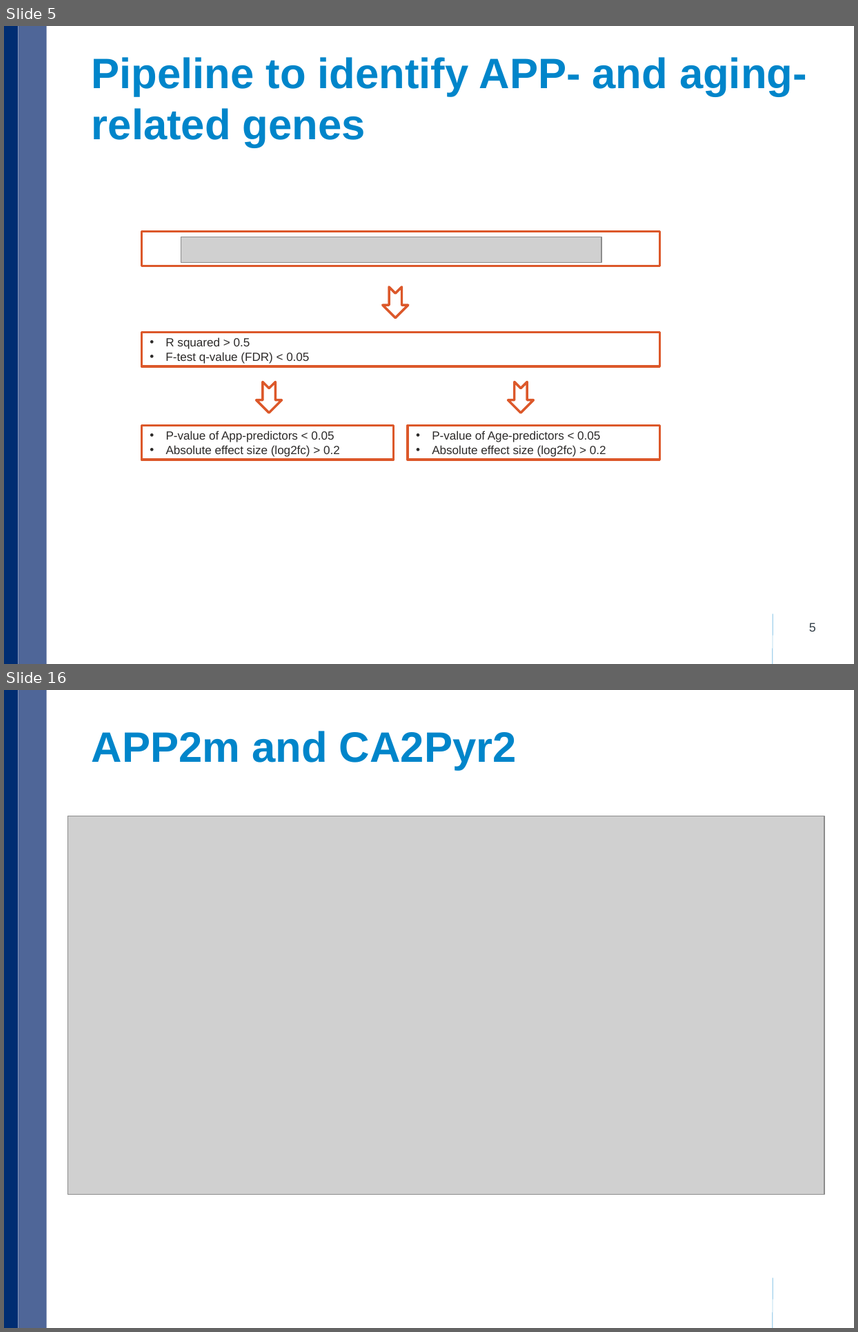
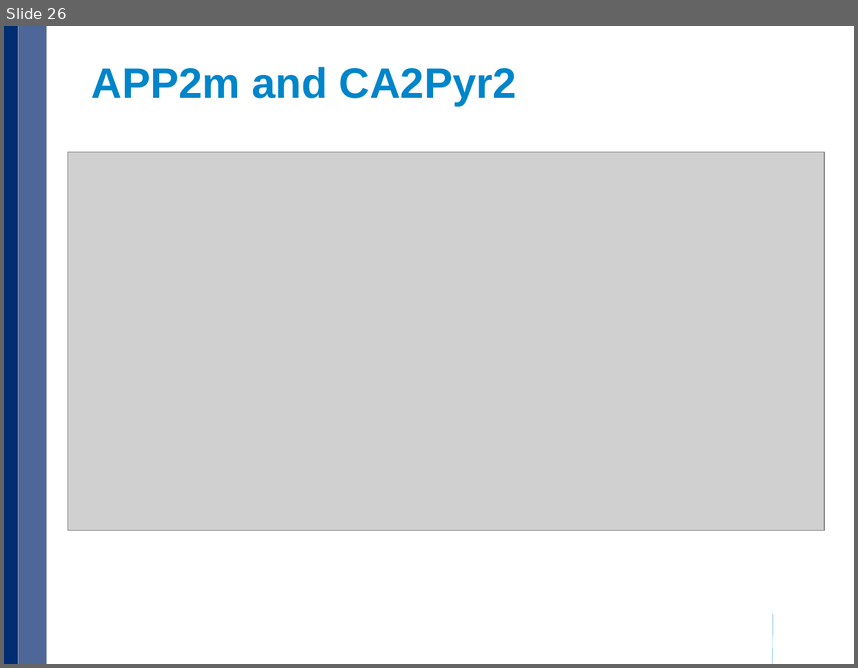
Before and after one commit to xulong82/pmca, a slide deck: pmca_current.pptx. Shown one above the other, each under a label of ours: slides 5 and 16 before the commit, slide 26 after it; the slides between them are not shown. The pictures are 858x1332 and 858x668 pixels, drawn with LibreOffice and Linux fonts; fonts in the diff are those of the drawing; grey boxes stand for pictures; background and template pictures are left out. Boxes give left, top, right and bottom in pixels: in the first picture for what was removed or moved away, otherwise in the second. Text is boxed around its words. In the diff, an @@ line names an element or a change of style, - is before the commit and + after.

```diff
--- a/pmca_current.pptx
+++ b/pmca_current.pptx
@@ slide 5 removed at (x1=4, y1=26, x2=854, y2=664), background #FFFFFF; not listed: 3 template elements that a slide beside it also shows @@
@@ title removed at (x1=92, y1=57, x2=807, y2=147) @@
-Pipeline to identify APP- and aging-related genes
@@ rectangle removed at (x1=142, y1=232, x2=660, y2=265) @@
@@ picture removed at (x1=181, y1=237, x2=602, y2=262) @@
@@ notched right arrow removed at (x1=382, y1=287, x2=408, y2=318) @@
@@ rectangle removed at (x1=142, y1=332, x2=660, y2=366) @@
-• R squared > 0.5
-• F-test q-value (FDR) < 0.05
@@ notched right arrow removed at (x1=257, y1=382, x2=282, y2=413) @@
@@ notched right arrow removed at (x1=508, y1=382, x2=534, y2=413) @@
@@ rectangle removed at (x1=142, y1=426, x2=393, y2=459) @@
-• P-value of App-predictors < 0.05
-• Absolute effect size (log2fc) > 0.2
@@ rectangle removed at (x1=408, y1=426, x2=660, y2=459) @@
-• P-value of Age-predictors < 0.05
-• Absolute effect size (log2fc) > 0.2
@@ page number removed at (x1=809, y1=622, x2=816, y2=631) @@
-5
@@ what was slide 16 is now slide 26 @@
```
Also in this commit, not shown: 2 slides changed, 23 slides added, 12 other slides removed, 24 other files.
